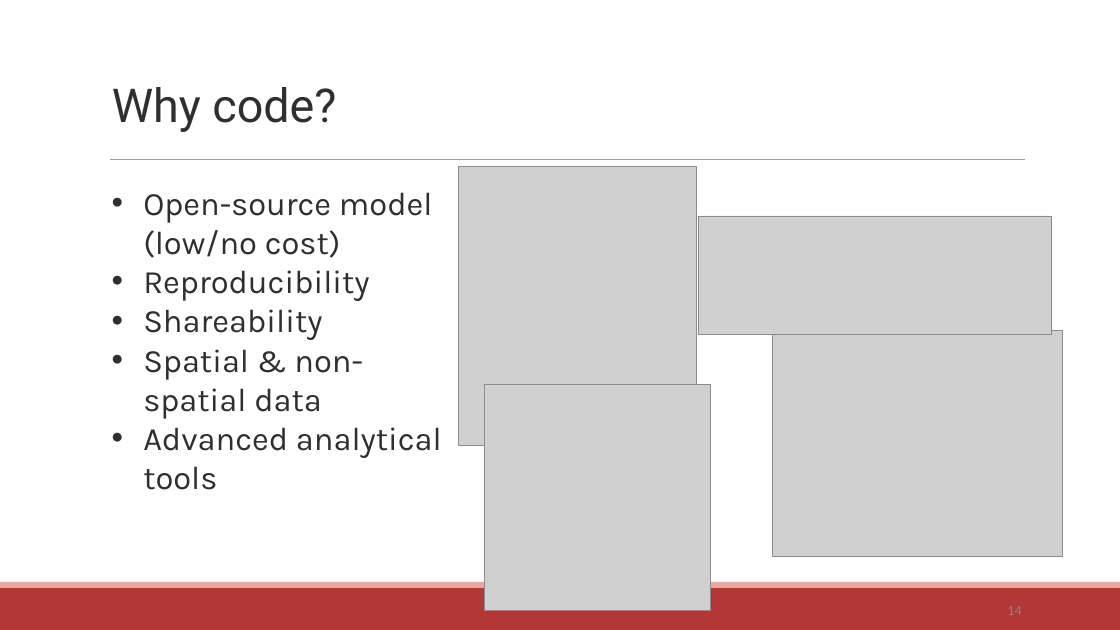
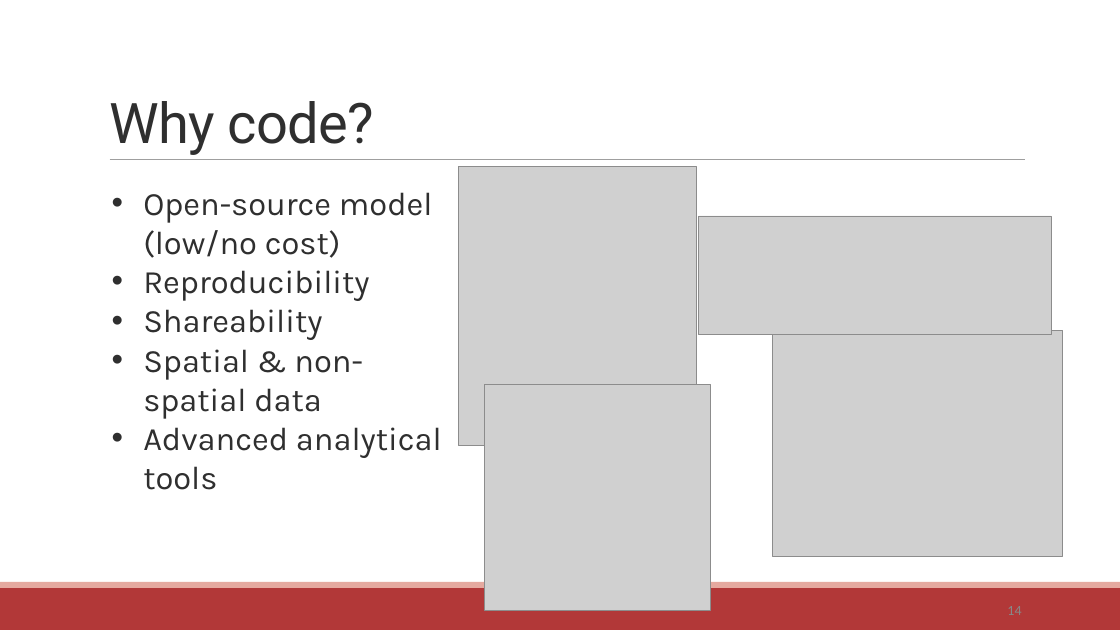
Before and after one commit to communitymaplab/geog4300_datascience, a slide deck: slide 14 of in_class_slides/geog4300_L02-Data science and coding.pptx. Drawn at 1120x630 pixels with LibreOffice and Linux fonts; fonts in the diff are those of the drawing; grey boxes stand for pictures. Boxes give left, top, right and bottom in pixels: in the first picture for what was removed or moved away, otherwise in the second. Text is boxed around its words. In the diff, an @@ line names an element or a change of style, - is before the commit and + after.

```diff
--- a/in_class_slides/geog4300_L02-Data science and coding.pptx
+++ b/in_class_slides/geog4300_L02-Data science and coding.pptx
@@ title "Why code?" moved from (x1=112, y1=87, x2=336, y2=132) to (x1=109, y1=101, x2=375, y2=155) @@
@@ title "Why code?" at (x1=109, y1=101, x2=375, y2=155): size 40 to 48 pt, letter spacing 0 to -0.5 pt; line spacing 1 to 0.85; vertical alignment top to bottom @@
```
Also in this commit, not shown: 14 other slides changed, 1 other file.
